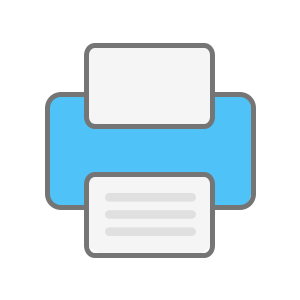
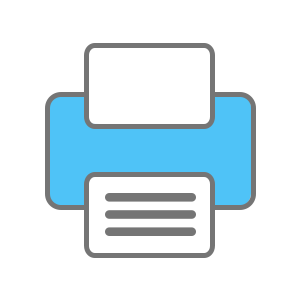
The second 300 x 300 image is a revision of the first. Changes to its layers:
pixels changed over [89, 48, 210, 253] (layer not identified)
